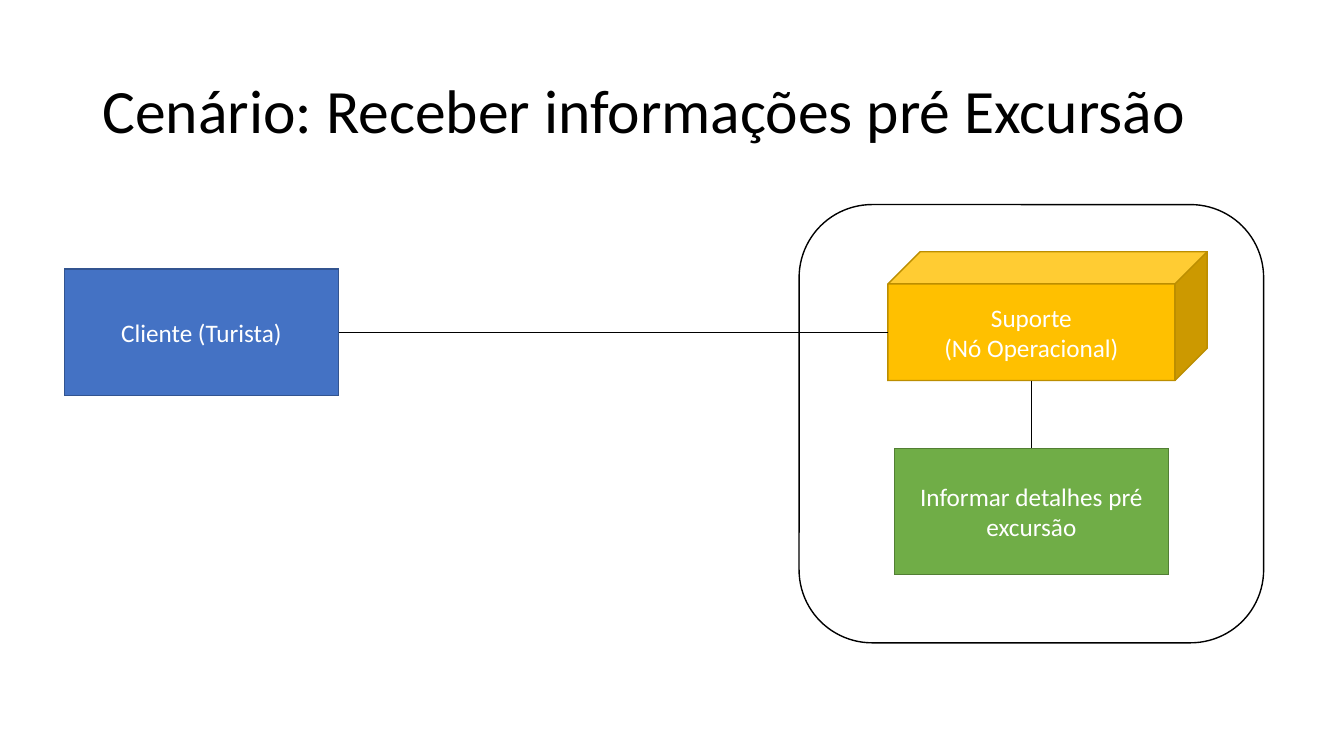
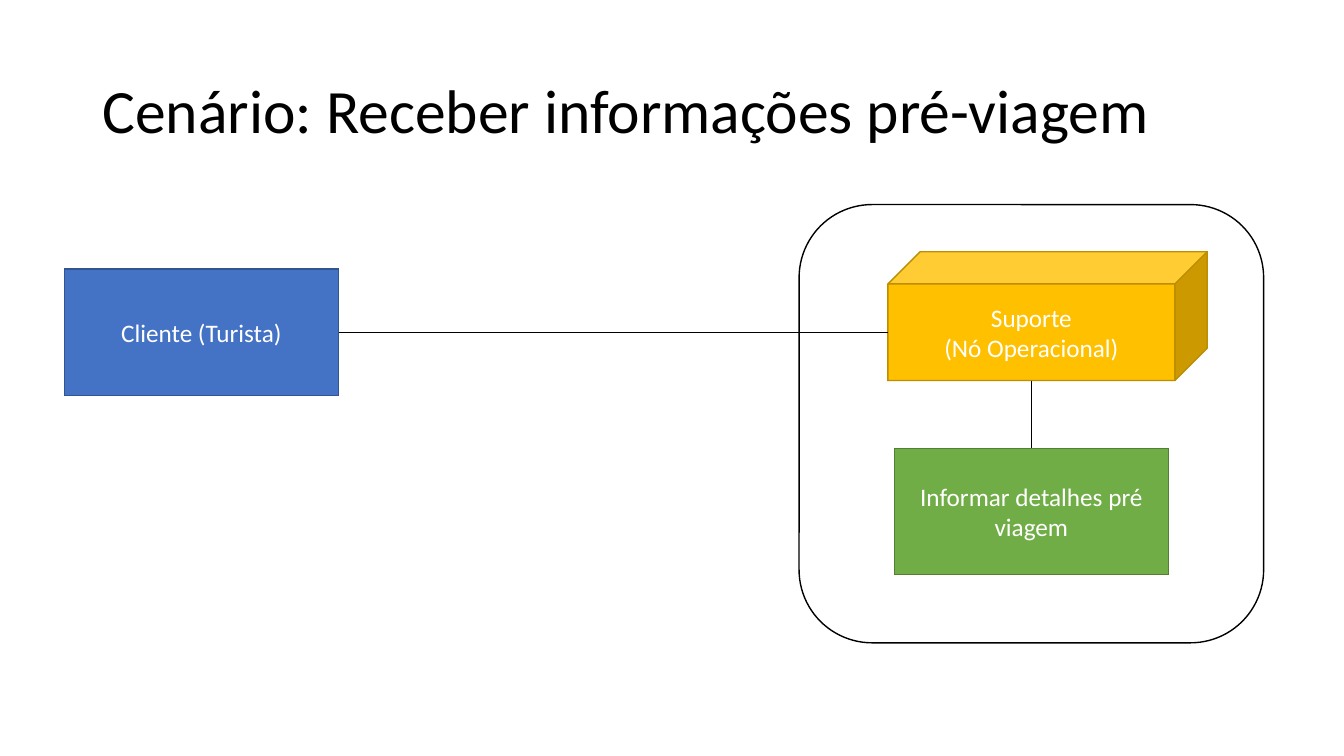
Before and after one commit to Road-on/RoadOn, a slide deck: slide 4 of 15. Arquitetura de Negócio Para Cada Cenário.pptx. Drawn at 1344x756 pixels with LibreOffice and Linux fonts; fonts in the diff are those of the drawing. Boxes give left, top, right and bottom in pixels: in the first picture for what was removed or moved away, otherwise in the second. Text is boxed around its words. In the diff, an @@ line names an element or a change of style, - is before the commit and + after.

```diff
--- a/15. Arquitetura de Negócio Para Cada Cenário.pptx
+++ b/15. Arquitetura de Negócio Para Cada Cenário.pptx
@@ title at (102, 90, 1149, 144): text changed @@
-Cenário: Receber informações pré Excursão
+Cenário: Receber informações pré-viagem
@@ text in rectangle at (920, 488, 1142, 541): text changed @@
-Informar detalhes pré excursão
+Informar detalhes pré viagem
```
Also in this commit, not shown: 2 other slides changed, 1 other file.
